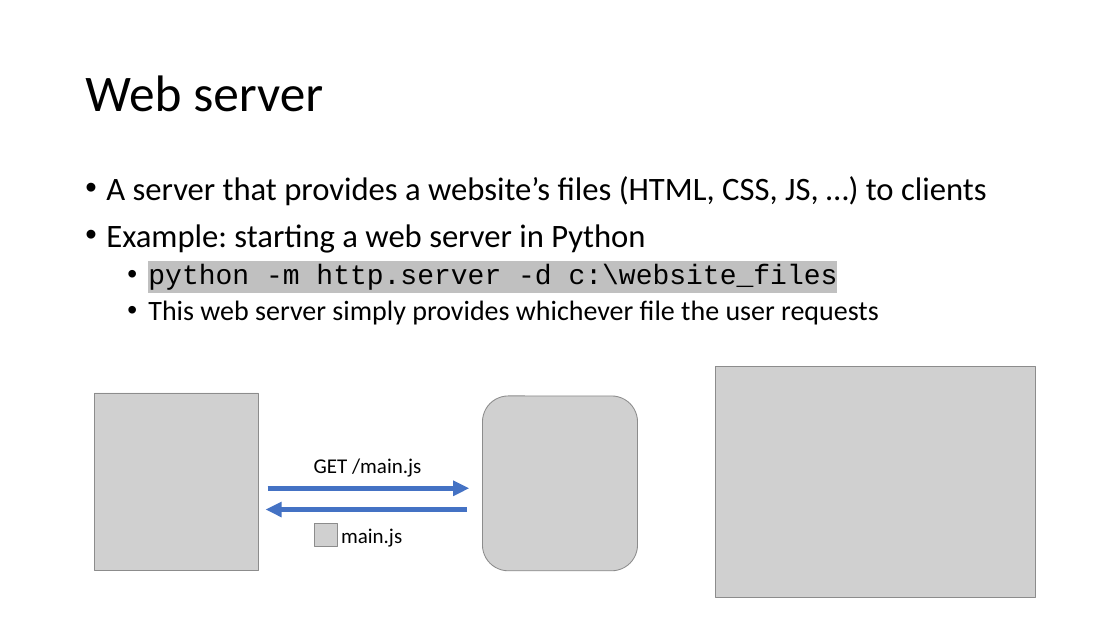
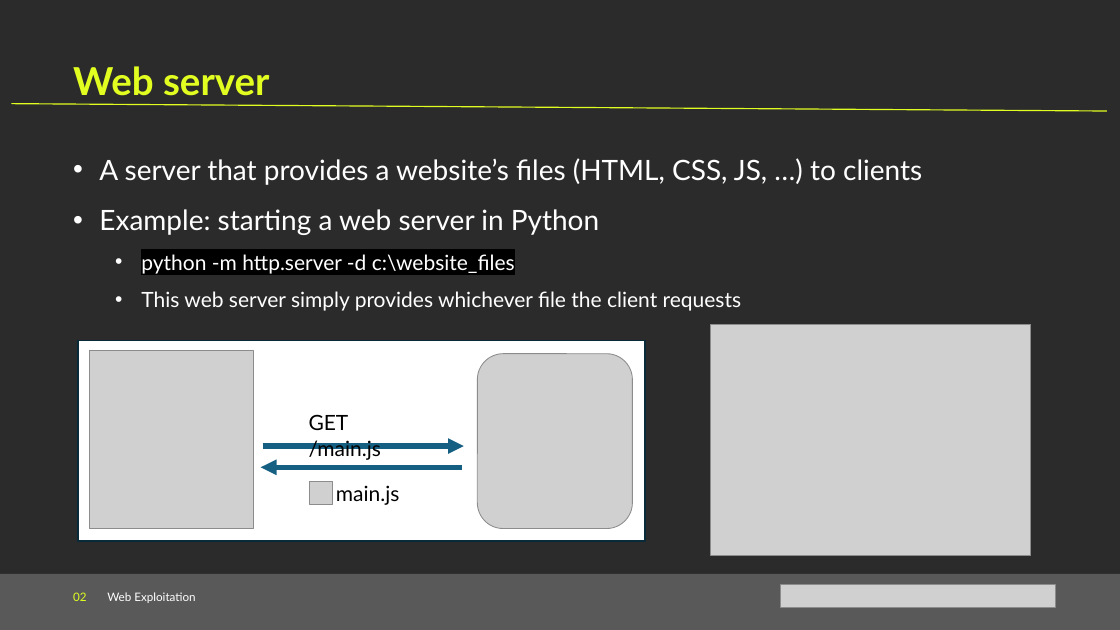
Before and after one commit to Cyanivde/technion-ctf, a slide deck: slide 7 of files/web-exploitation.pptx (slide 6 before the commit). Drawn at 1120x630 pixels with LibreOffice and Linux fonts; fonts in the diff are those of the drawing; grey boxes stand for pictures; background and template pictures are left out; a plain dark background stands for a picture behind light text. Boxes give left, top, right and bottom in pixels: in the first picture for what was removed or moved away, otherwise in the second. Text is boxed around its words. In the diff, an @@ line names an element or a change of style, - is before the commit and + after.

```diff
--- a/files/web-exploitation.pptx
+++ b/files/web-exploitation.pptx
@@ background #FFFFFF to picture (left out) @@
@@ text "Web server": place and size @@
-text "Web server" at <box>85,75,323,112</box>
+text "Web server" at <box>73,66,269,96</box>
@@ text "Web server" at <box>73,66,269,96</box>: size 44 to 33 pt, font Calibri to Lato, text colour #000000 to #E2FE21, bold on; line spacing 0.9 to 1; vertical alignment middle to top @@
@@ line added from (12, 103) to (1107, 111), #E2FE21 1 pt @@
@@ text "A server that provides a ...": place and size @@
-text "A server that provides a ..." at <box>106,176,987,325</box>
+text "A server that provides a ..." at <box>99,158,922,311</box>
@@ text at <box>99,158,922,274</box>: size 28 to 24 pt, font Calibri to Lato in "A server that provides a website’s files ...", "Example: starting a web server in Python"; text colour #000000 to #FFFFFF in "A server that provides a website’s files ...", "Example: starting a web server in Python", "python -m http.server -d c:\website_files"; size 24 to 18 pt, font Courier New to Lato, highlight #C0C0C0 to #000000 in "python -m http.server -d c:\website_files"; indent changed; line spacing 0.9 to 1.5; less space between paragraphs @@
@@ text at <box>141,291,742,311</box>: text changed; size 24 to 18 pt; font Calibri to Lato; text colour #000000 to #FFFFFF @@
-  • This web server simply provides whichever file the user requests
+  • This web server simply provides whichever file the client requests
@@ rectangle added at <box>77,340,644,541</box>, fill #FFFFFF, outline #092A39 1.5 pt @@
@@ 4 pictures: place and size @@
-4 pictures at <box>95,366,1036,597</box>
+4 pictures at <box>89,324,1031,555</box>
@@ text "GET /main.js": place and size @@
-text "GET /main.js" at <box>314,458,421,477</box>
+text "GET /main.js" at <box>309,414,381,460</box>
@@ text "GET /main.js" at <box>309,414,381,460</box>: font Calibri to Lato @@
@@ arrow moved from (467, 510) - (266, 510) to (263, 446) - (464, 446) @@
@@ arrow (263, 446) - (464, 446): stroke #4472C4 4.5 pt to #156082 4.5 pt @@
@@ arrow moved from (268, 488) - (469, 488) to (462, 467) - (260, 467) @@
@@ arrow (462, 467) - (260, 467): stroke #4472C4 4.5 pt to #156082 4.5 pt @@
@@ text "main.js" at <box>336,485,399,505</box>: font Calibri to Lato @@
@@ text "main.js": place and size @@
-text "main.js" at <box>341,528,402,547</box>
+text "main.js" at <box>336,485,399,505</box>
@@ rectangle added at <box>0,574,1120,630</box>, fill #595959 @@
@@ text added at <box>73,592,195,603</box>, 10 pt, text #FFFFFF @@
+02 Web Exploitation
@@ picture added at <box>781,585,1055,607</box> @@
```
Also in this commit, not shown: 11 other slides changed, 2 slides added, 1 slide removed, 2 other files.
